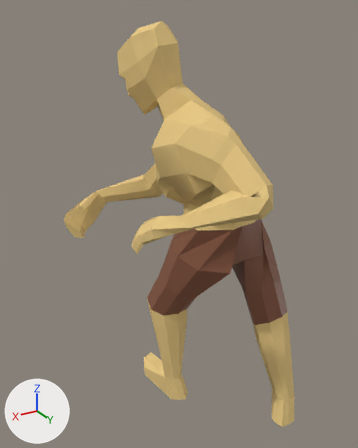
Before and after pictures for a commit that changed the glTF model assets/meshes/player/Player.glb.
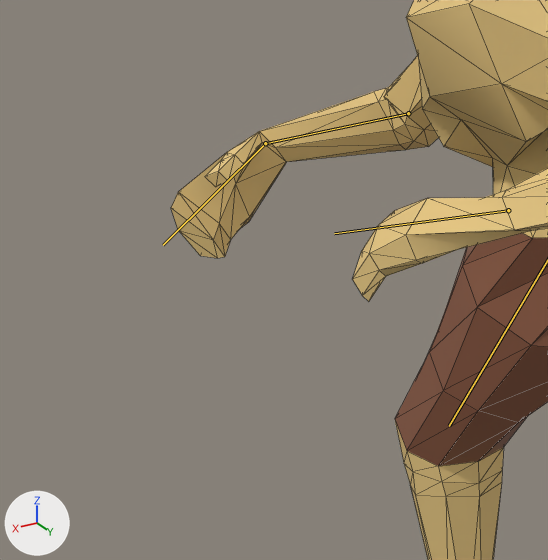
Each version is shown whole from a 50 mm lens placed at (1.136, 1.406, 1.703), pointed at (0.177, -0.193, 0.904), then close up on the part from 0% to 57% of the width and 32% to 78% of the height. Lighting does not change. The marker at lower left points along +X, +Y and +Z. The first two pictures are the older version. Both versions are drawn at frame 4 of the action 'attack_axe_light_2'; the numbers are the values there. The bones that change, and the others that lie on the model, are drawn over the model as lines in the close-ups. The close-ups show mesh edges as thin lines.

The first close-up shows 'Player'.
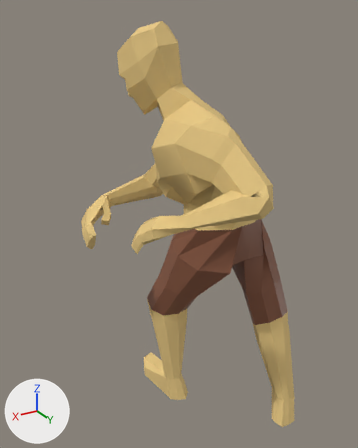
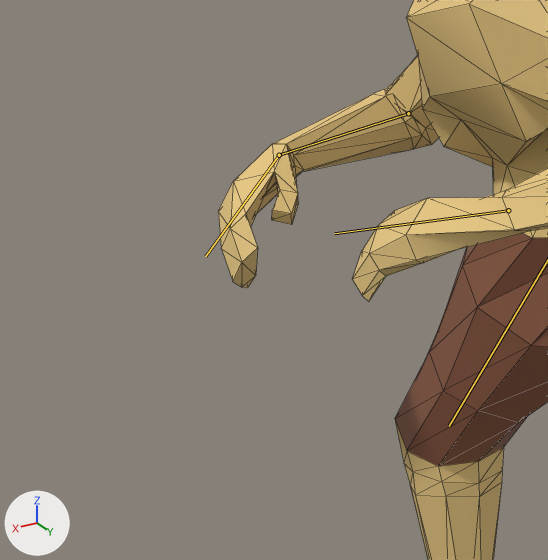
What differs and where, as boxes [x1, y1, x2, y2] in the close-ups (548 x 560 px):
'Player', posed: before [171, 0, 548, 560]; after [218, 0, 548, 560]
bone 'forearm.R', root to tip: before (408, 113) to (265, 143); after (408, 113) to (279, 155)
bone 'hand.R', root to tip: before (265, 143) to (163, 245); after (279, 155) to (205, 256)

The change, as a list of edits to the scene's bpy script:
```text
Change bone_forearm_r:
    where bone_forearm_r = bpy.data.objects['metarig'].pose.bones['forearm.R']  # child of 'upper_arm.R'
    bone_forearm_r.rotation_quaternion: (0.953, 0.267, -0.109, -0.09) -> (0.942, 0.327, -0.06, 0.046)  # degrees (32, -9, -13) -> degrees (38, -8, 3)
Change bone_hand_r:
    where bone_hand_r = bpy.data.objects['metarig'].pose.bones['hand.R']  # child of 'forearm.R'
    bone_hand_r.rotation_quaternion: (0.885, -0.147, 0.407, 0.17) -> (0.964, -0.03, -0.14, 0.223)  # degrees (-11, 50, 17) -> degrees (-7, -15, 27)
```
